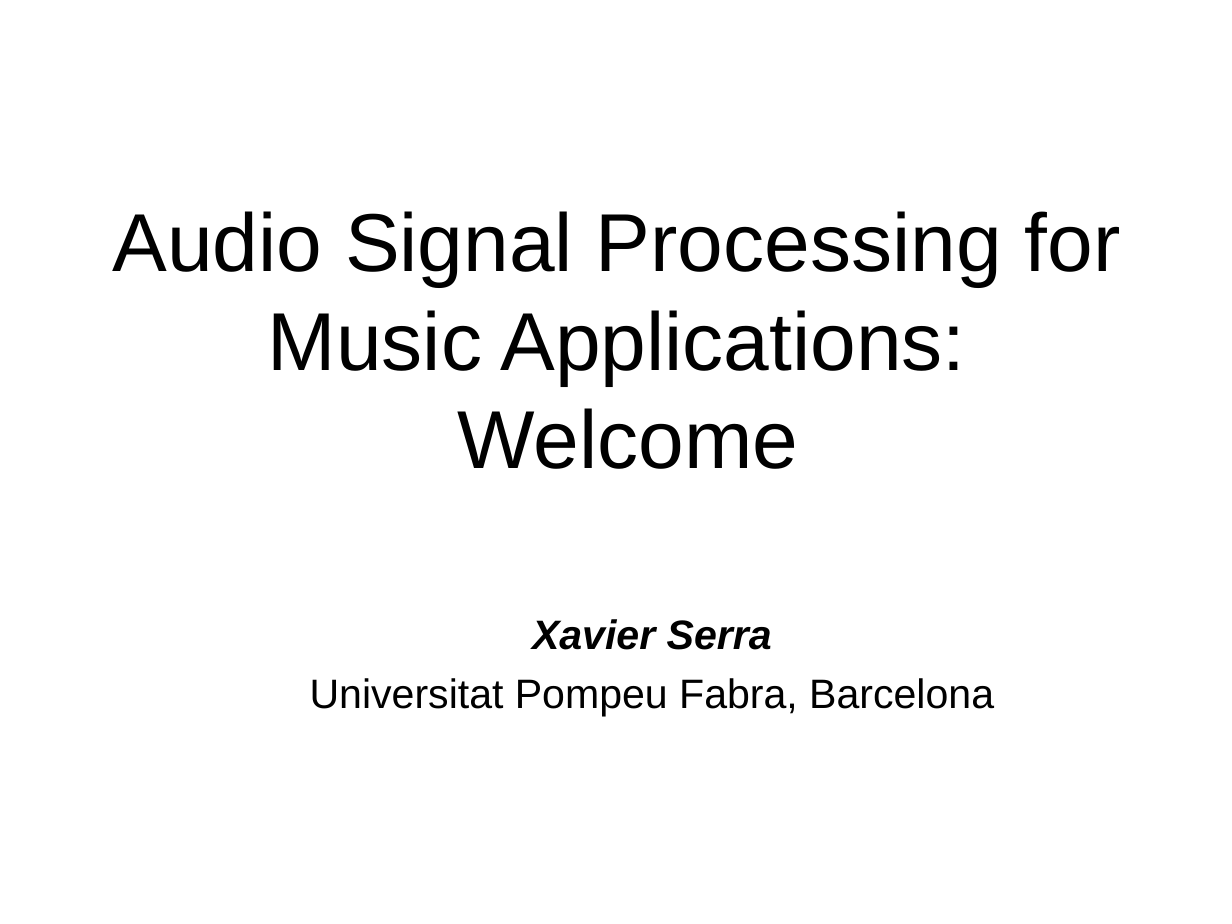
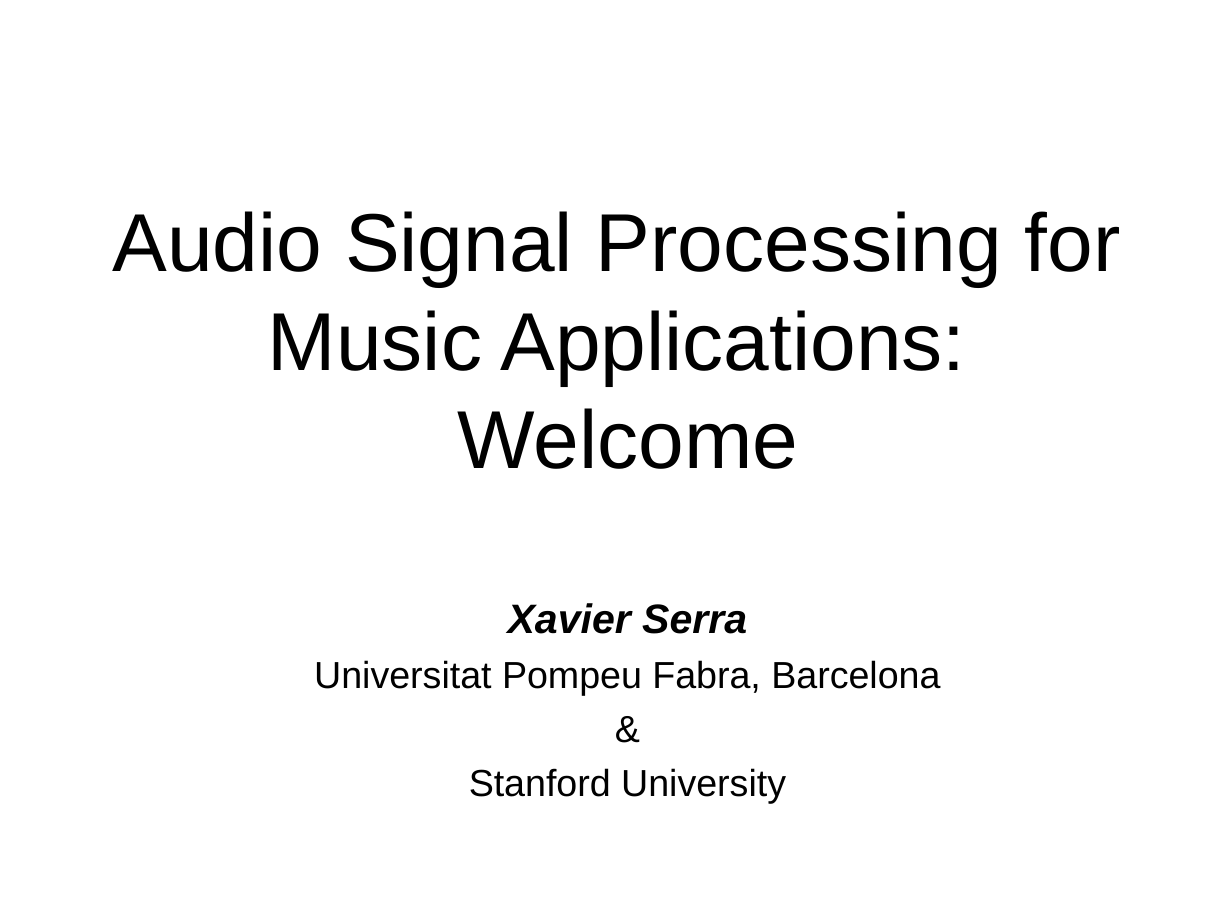
Before and after one commit to MTG/sms-tools, a slide deck: slide 14 of lectures/1-Introduction/Welcome.odp. Drawn at 1232x924 pixels with LibreOffice and Linux fonts; fonts in the diff are those of the drawing. Boxes give left, top, right and bottom in pixels: in the first picture for what was removed or moved away, otherwise in the second. Text is boxed around its words. In the diff, an @@ line names an element or a change of style, - is before the commit and + after.

```diff
--- a/lectures/1-Introduction/Welcome.odp
+++ b/lectures/1-Introduction/Welcome.odp
@@ text "Xavier Serra": place and size @@
-text "Xavier Serra" at (310,619,994,717)
+text "Xavier Serra" at (314,603,940,803)
@@ text at (314,660,940,696): size 24 to 22 pt in "Universitat Pompeu Fabra, Barcelona" @@
@@ text at (469,768,786,803): paragraphs added @@
+&
+Stanford University
```
Also in this commit, not shown: 1 other slide changed, 5 other files.
